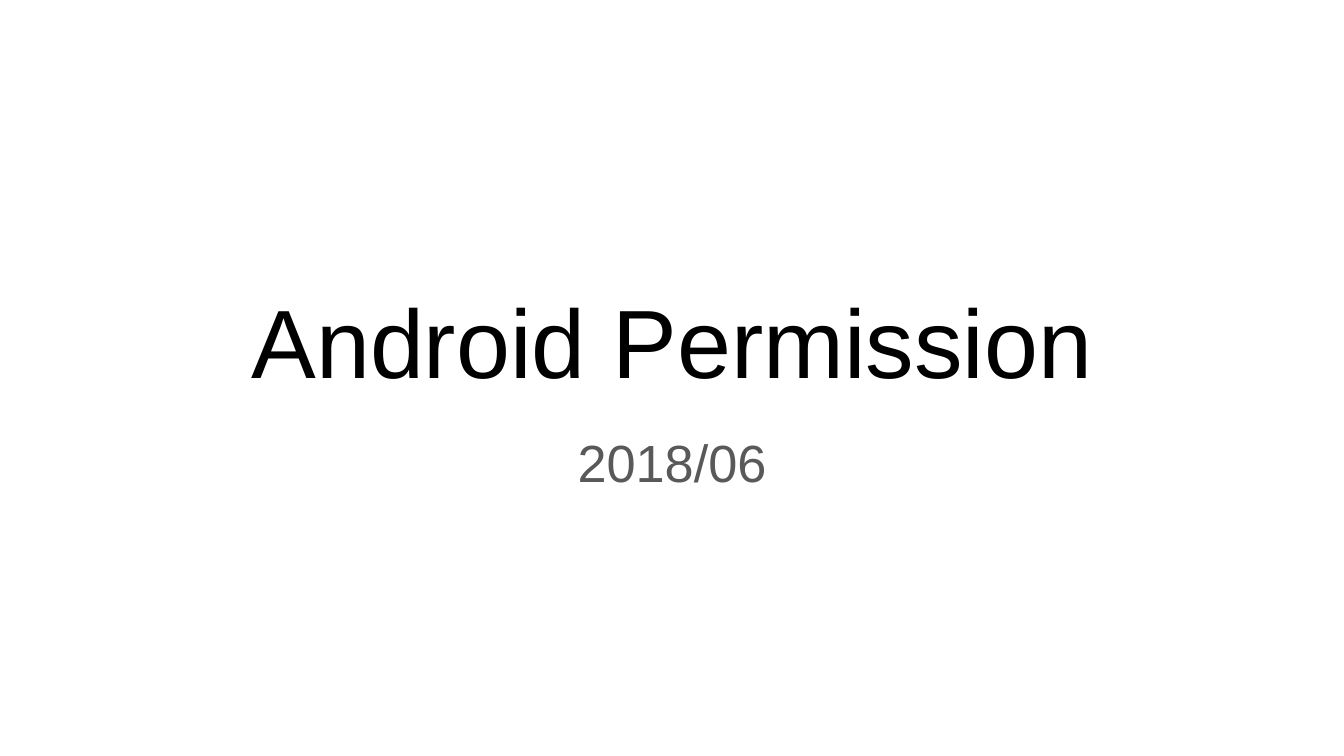
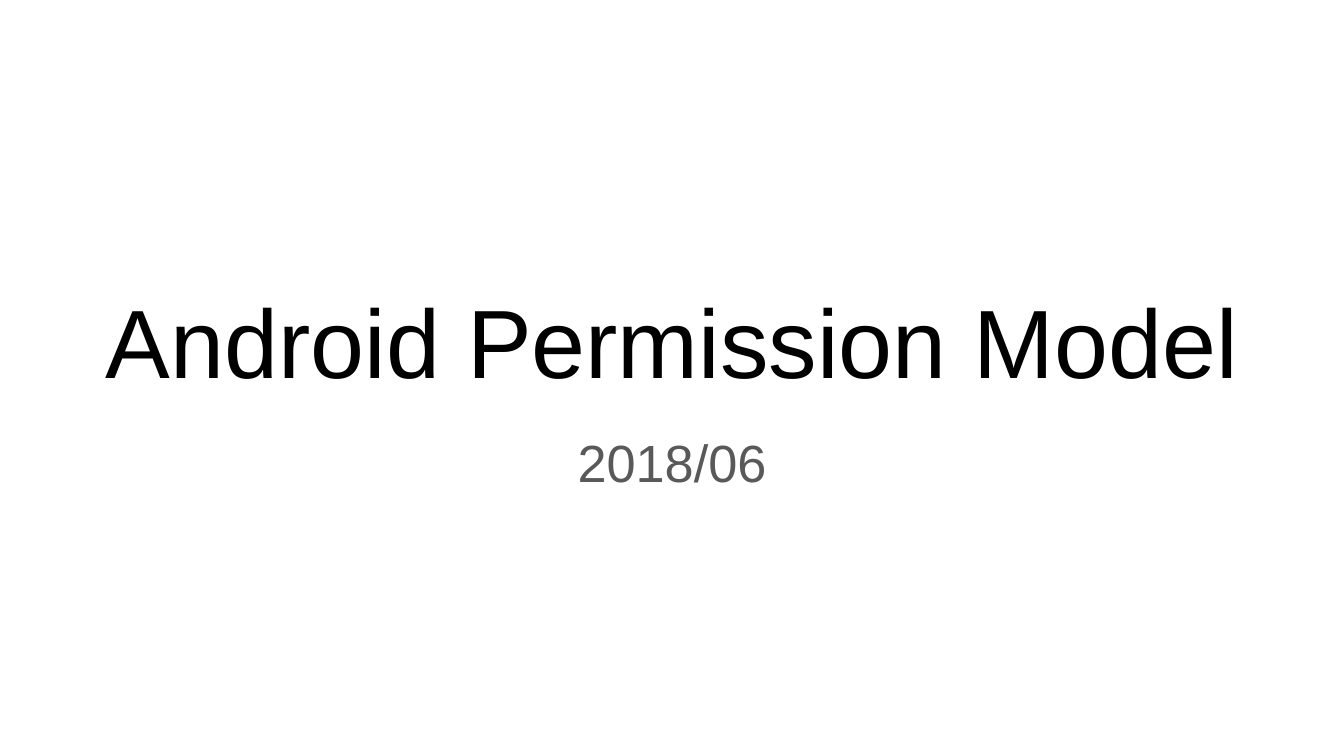
Before and after one commit to martinkro/android-studio-samples, a slide deck: slide 1 of docs/Android Permission.pptx. Drawn at 1344x756 pixels with LibreOffice and Linux fonts; fonts in the diff are those of the drawing. Boxes give left, top, right and bottom in pixels: in the first picture for what was removed or moved away, otherwise in the second. Text is boxed around its words. In the diff, an @@ line names an element or a change of style, - is before the commit and + after.

```diff
--- a/docs/Android Permission.pptx
+++ b/docs/Android Permission.pptx
@@ title at (x1=106, y1=307, x2=1238, y2=379): text changed @@
-Android Permission
+Android Permission Model
```
Also in this commit, not shown: 2 other slides changed, 11 slides added, 4 other files.
